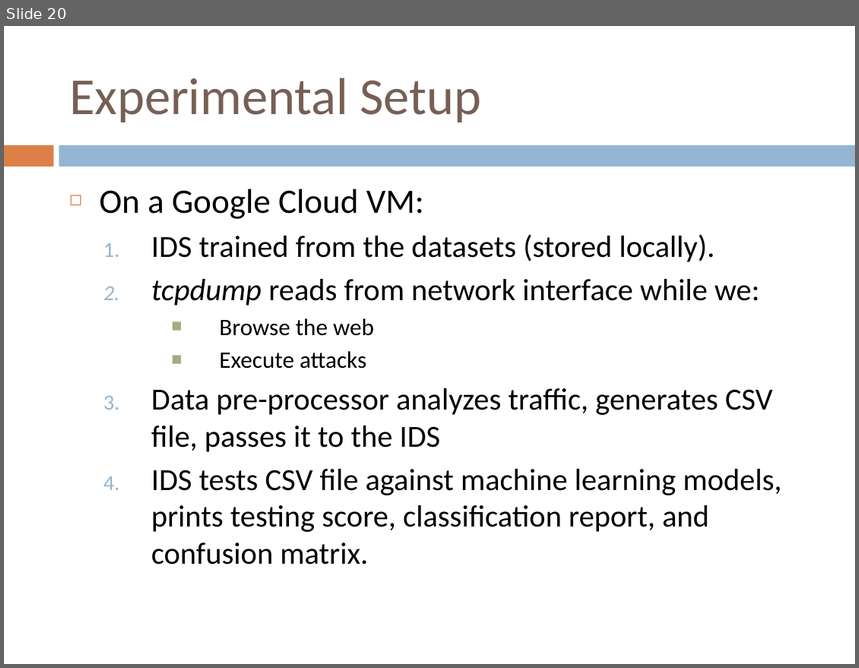
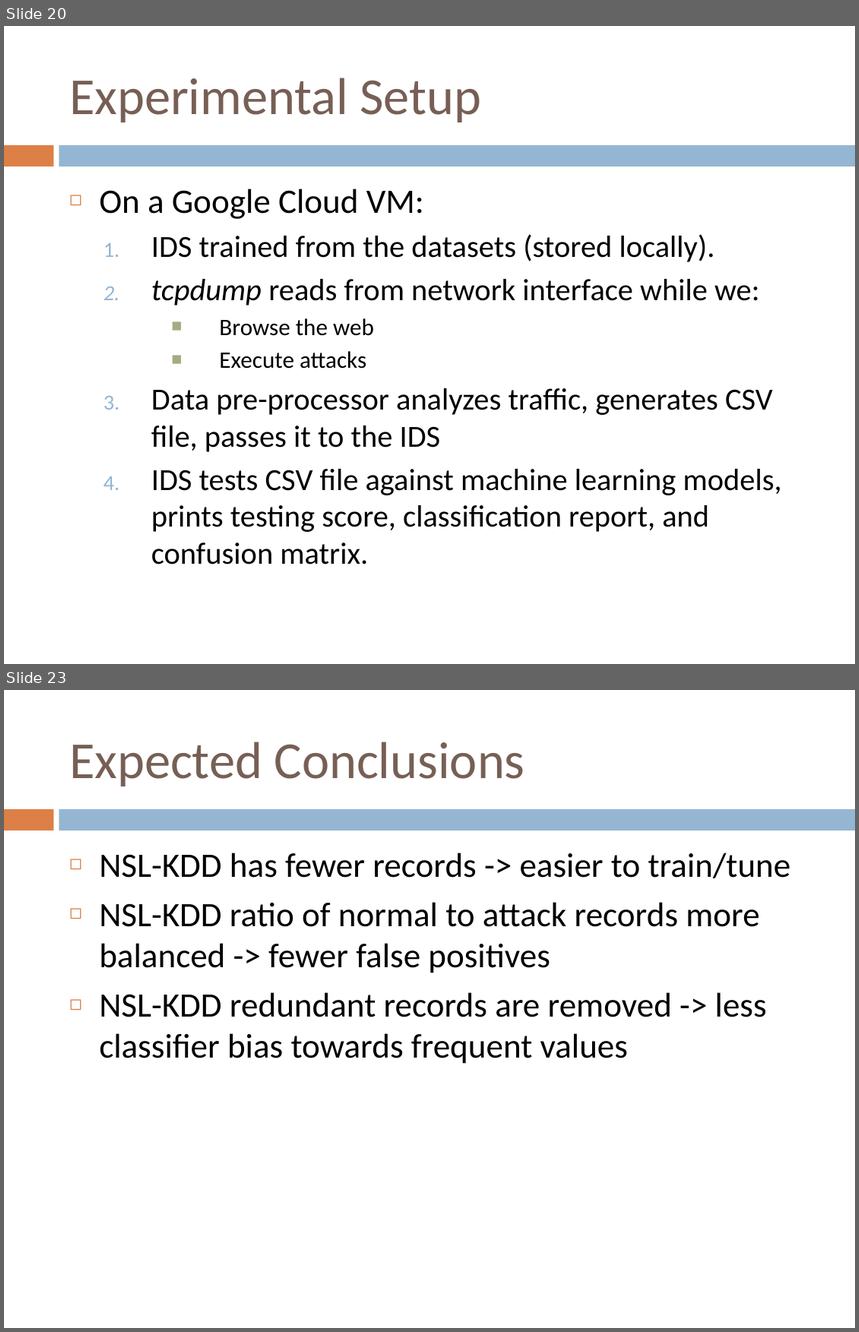
Before and after one commit to AndrewQuijano/Operating_Systems_II, a slide deck: OS_Presentation.pptx. Shown one above the other, each under a label of ours: slide 20 before the commit, slides 20 and 23 after it; the slides between them are not shown. The pictures are 859x668 and 859x1332 pixels, drawn with LibreOffice and Linux fonts; fonts in the diff are those of the drawing. Boxes give left, top, right and bottom in pixels: in the first picture for what was removed or moved away, otherwise in the second. Text is boxed around its words. In the diff, an @@ line names an element or a change of style, - is before the commit and + after.

```diff
--- a/OS_Presentation.pptx
+++ b/OS_Presentation.pptx
@@ slide 23 added at bbox=[4, 690, 855, 1328], background #FFFFFF; not listed: 2 template elements that a slide beside it also shows @@
@@ title added at bbox=[69, 742, 525, 787], 44 pt, text #775F55 @@
+Expected Conclusions
@@ text added at bbox=[99, 853, 791, 1064], 29 pt, text #000000 @@
+◻ NSL-KDD has fewer records -> easier to train/tune
+◻ NSL-KDD ratio of normal to attack records more balanced -> fewer false positives
+◻ NSL-KDD redundant records are removed -> less classifier bias towards frequent values
```
Also in this commit, not shown: 4 slides changed.
